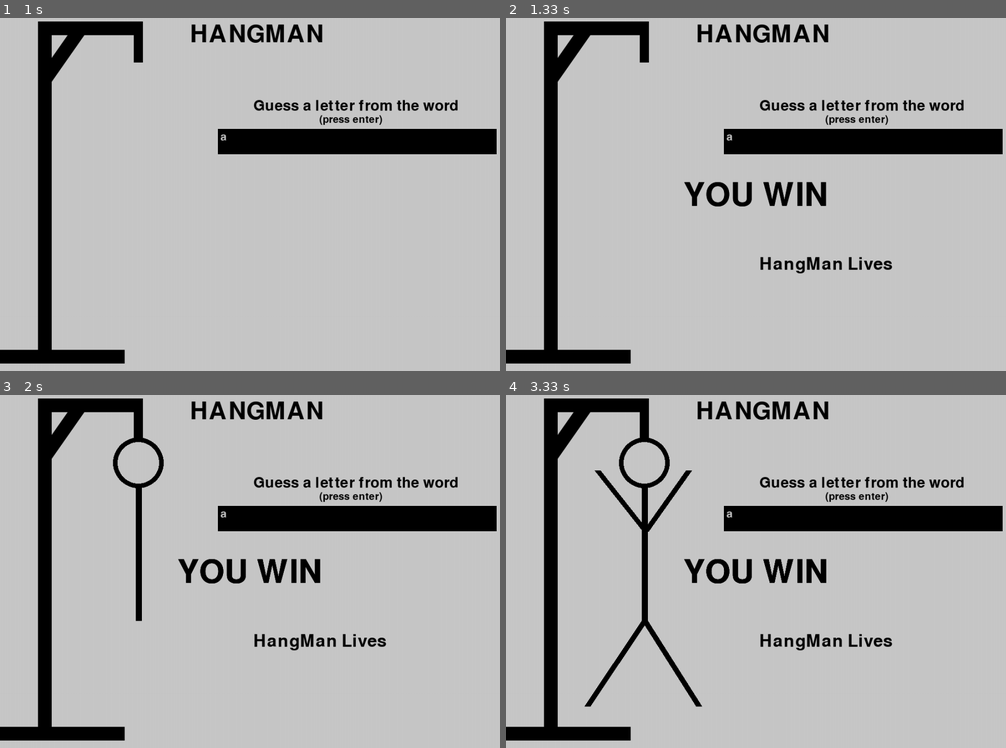
Above: before the commit, frames 1-4 (two rows, left to right).
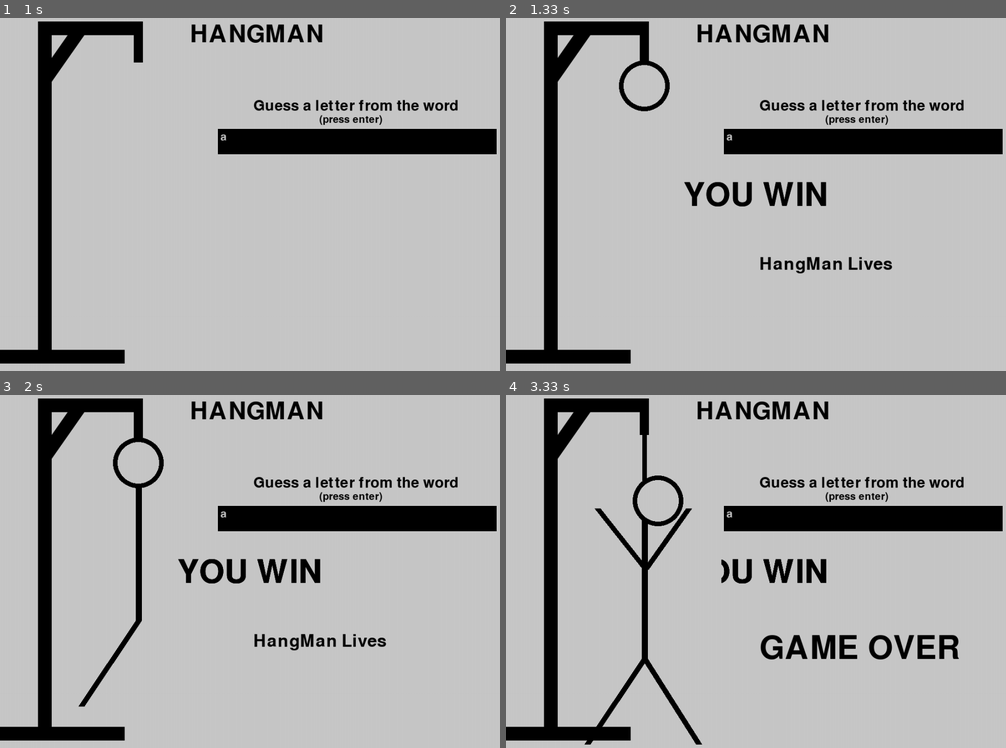
Above: after the commit, the same moments.

Repository: dorogit/pygame_collaboration
Game: pygame game, started from main.py
Same seed, same stepped clock (60 frames per second), same inputs: the game is played once before the commit and once after it.
Inputs:
- Up to frame 1 (1 s): tap Space at 0.33 s; type "ann" at 0.67 s
- Up to frame 2 (1.33 s): tap Enter at 1, 1.22 s
- Up to frame 3 (2 s): tap Enter at 1.55, 1.95 s
- Up to frame 4 (3.33 s): tap Space at 2.03 s; tap Enter at 2.25, 2.5, 2.8, 3.12 s; type "a" at 2.98 s

Frame 1 is identical in both runs. In frame 2, 0.4% of the frame differs, in the area x 22-33%, y 12-27%; in frame 3, 0.3%; in frame 4, 4.9%, in the area x 15-91%, y 11-100%.

Commit message:
Update main.py

Diff:
--- a/main.py
+++ b/main.py
@@ -1,5 +1,4 @@
 import pygame
-import math
 import time
 
 pygame.init()
@@ -41,7 +40,6 @@
 convert = False
 Fails = 0
 draw_once = False
-PI = math.pi
 
 #Game over text
 over_font = pygame.font.Font ('freesansbold.ttf', 64)
@@ -49,6 +47,15 @@
 #Game won text
 won_font = pygame.font.Font ('freesansbold.ttf', 64)
 
+#functions for showing 'YOU WIN' and 'GAME OVER' text upon victory or defeat
+def game_won():
+    won_text = won_font.render ("YOU WIN", True, ( 0, 0, 0))
+    screen.blit (won_text, (350, 350))
+
+def game_over_text():
+    pygame.draw.rect(screen, (200,200,200), pygame.Rect(450,500,550,500))
+    over_text = over_font.render ("GAME OVER", True, (0,0,0))
+    screen.blit (over_text, (500, 500))
 
 
 def guessing(word):
@@ -76,14 +83,6 @@
 def draw_torso():
   pygame.draw.line(screen,(0,0,0), (273, 213), (273,476), width = 12)
 
-def game_over_text():
-    over_text = over_font.render ("GAME OVER", True, (0,0,0))
-    screen.blit (over_text, (600, 500))
-
-def game_won():
-    won_text = won_font.render ("YOU WIN", True, ( 0, 0, 0))
-    screen.blit (won_text, (350, 350))
-
 def draw_leg1():
   pygame.draw.line(screen,(0,0,0), (273,476),(160, 645), width = 12)
 
@@ -99,12 +98,12 @@
 def Hang():
   pygame.draw.rect(screen, (200,200,200), pygame.Rect(150,110,275,560))
   pygame.draw.line(screen, (0,0,0), (273,50),(273,200),width = 9)
-  pygame.draw.circle(screen, (0,0,0,), (300,365-125), 50, width = 9)
-  pygame.draw.line(screen,(0,0,0), (273, 413-135), (273,676-125), width = 12)
-  pygame.draw.line(screen,(0,0,0), (273,676-125),(160, 845-125), width = 12)
-  pygame.draw.line(screen,(0,0,0), (273,676-125),(380,845-125), width = 12)
-  pygame.draw.line(screen, (0,0,0), (275, 500-125),(180,380-125),width = 12)
-  pygame.draw.line(screen, (0,0,0),(275, 500-125),(360,380-125),width = 12)
+  pygame.draw.circle(screen, (0,0,0,), (300,240), 50, width = 9)
+  pygame.draw.line(screen,(0,0,0), (273, 278), (273,551), width = 12)
+  pygame.draw.line(screen,(0,0,0), (273,551),(160, 720), width = 12)
+  pygame.draw.line(screen,(0,0,0), (273,551),(380,720), width = 12)
+  pygame.draw.line(screen, (0,0,0), (275, 375),(180,255),width = 12)
+  pygame.draw.line(screen, (0,0,0),(275, 375),(360,255),width = 12)
 
 
 run = True
@@ -169,8 +168,9 @@
               guess = event.unicode
               letter_in_guessbox = True
 
-        guessing(word)
+
         if event.key == pygame.K_RETURN and typing2 == True:
+          guessing(word)
 
           #putting a rect to hide old text
           pygame.draw.rect(screen, (200,200,200), pygame.Rect(500,500,500,500))
@@ -200,31 +200,31 @@
             game_won()
 
           #drawing hangman upon failure of guesses
+          if Fails == 2 and guess not in word and draw_once == False:
+            draw_head()
+            draw_once = True
+
           if Fails == 3 and guess not in word and draw_once == False:
-            draw_head()
+            draw_torso()
             draw_once = True
 
           if Fails == 4 and guess not in word and draw_once == False:
-            draw_torso()
+            draw_leg1()
             draw_once = True
 
           if Fails == 5 and guess not in word and draw_once == False:
-            draw_leg1()
+            draw_leg2()
             draw_once = True
 
           if Fails == 6 and guess not in word and draw_once == False:
-            draw_leg2()
+            draw_arm1()
             draw_once = True
 
           if Fails == 7 and guess not in word and draw_once == False:
-            draw_arm1()
+            draw_arm2()
             draw_once = True
 
           if Fails == 8 and guess not in word and draw_once == False:
-            draw_arm2()
-            draw_once = True
-
-          if Fails == 9 and guess not in word and draw_once == False:
             Hang()
             game_over_text()
 
